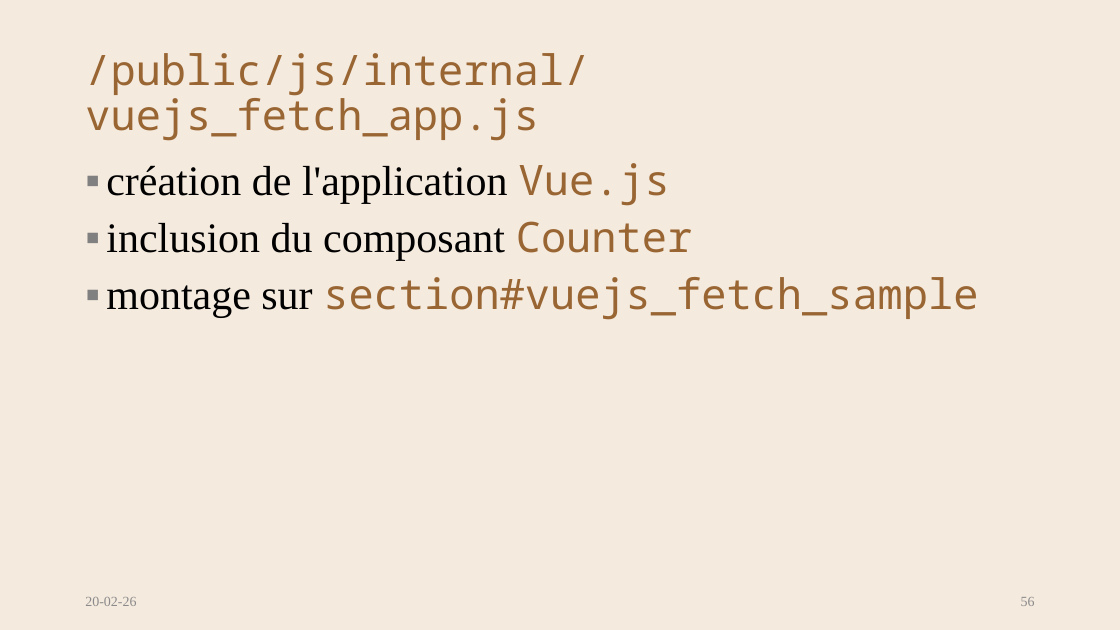
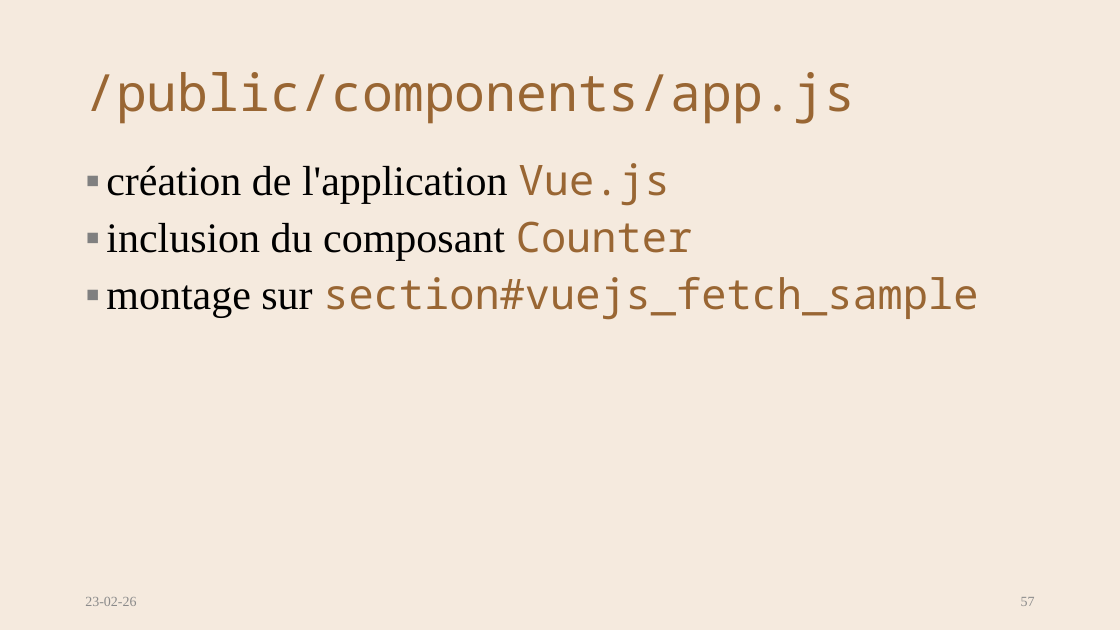
Before and after one commit to AlainWafflard/4IPW3, a slide deck: slide 57 of syllabus/27_requête_asynchrone/syllabus_27_async.pptx (slide 56 before the commit). Drawn at 1120x630 pixels with LibreOffice and Linux fonts; fonts in the diff are those of the drawing; background and template pictures are left out. Boxes give left, top, right and bottom in pixels: in the first picture for what was removed or moved away, otherwise in the second. Text is boxed around its words. In the diff, an @@ line names an element or a change of style, - is before the commit and + after.

Commit message:
2026/02/23 : - update chap 13, 22, 25, 27 - add AWebWiz framework with Fetch

```diff
--- a/syllabus/27_requête_asynchrone/syllabus_27_async.pptx
+++ b/syllabus/27_requête_asynchrone/syllabus_27_async.pptx
@@ title at (85,72,855,124): text changed; size 36 to 44 pt @@
-/public/js/internal/vuejs_fetch_app.js
+/public/components/app.js
@@ text at (85,597,136,606): text changed @@
-20-02-26
+23-02-26
@@ page number at (1021,597,1035,606): text changed @@
-56
+57
```
Also in this commit, not shown: 27 other slides changed, 1 slide added, 13 other files.
